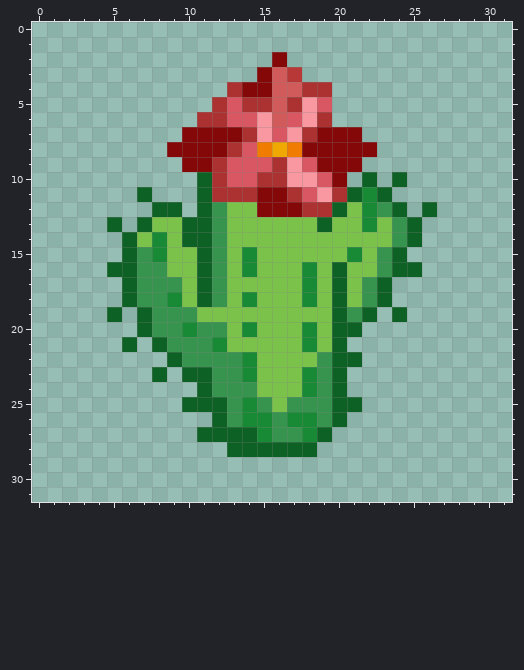
File history of a pixel-art sprite, cowGame_midterm/Assets/cactus.png. That is the earlier state.
The file is 32x32 pixels.
Once edited:
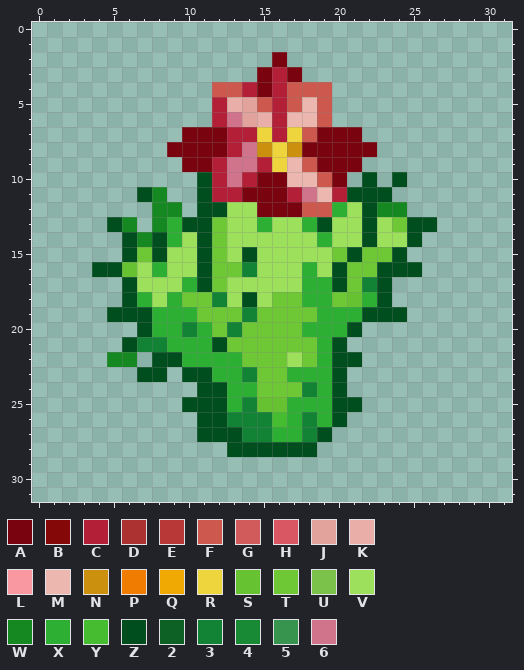
Palette (. is transparent): A #79030e  B #850808  C #b41f38  D #ac3232  E #b83838  F #cd594e  G #d15b5b  H #d95763  J #e2a39c  K #e8aea7  L #fa98a1  M #ecb7ae  N #ca900e  P #f07d02  Q #f0a803  R #efd53d  S #67c231  T #6ec735  U #7ac24a  V #9ce05b  W #168821  X #2daf34  Y #46bc31  Z #004e1d  2 #0e6124  3 #128234  4 #188a36  5 #37944f  6 #d0748c
The edit:
Changed rows in their new state; - is an unchanged pixel.
first column x 4:
 2 ------------A----------
 3 -----------ACA---------
 4 --------FFCACFFF-------
 5 --------CKJFCFMF-------
 6 -------.C6JKCMMF-------
 7 ------AAACCRCRFAAA-----
 8 -----AAAAC6NRNAAAAA----
 9 ------AAC66CRMFAAA-----
10 -------ZC6CAAMMFA-Z-Z--
11 ---ZW--ZCCAAAC6MCZZZ---
12 ----WW-ZZVVAAAFFXVZWW-.
13 -ZW.WXZZTVVXVVXZVVZVTZZ
14 --ZWZXVZTVVVVVVXVVZVVZ-
15 --ZTZVVZTVZVVVVVTZTTZ--
16 ZZSVXVVZTT3VVVXVZTTZZZ-
17 --ZVVVXZTVVVVVXXZT3Z---
18 --ZXVXTT3VZVTTXXTSXZ---
19 -ZZZXXXTTT3TTTTXXXZZZ--
20 ---ZXX3XT3TTTTXXXZ-----
21 --Z33XXXZTTTTTTXZ------
22 -WW-ZZXXXXTTTVTXZZ-----
23 ---ZZ-ZZXX3TTXXXZ------
24 -------ZZXXTTT3XZ------
25 ------ZZZX3SSXXXZZ-----
26 -------ZZ333YX3XZ------
27 -------ZZZ33XX3Z-------
28 ---------ZZZZZZ--------
